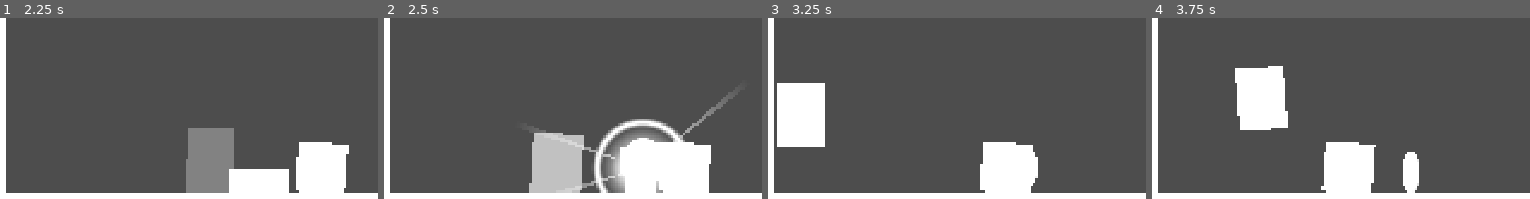
Above: before the commit, frames 1-4 (left to right).
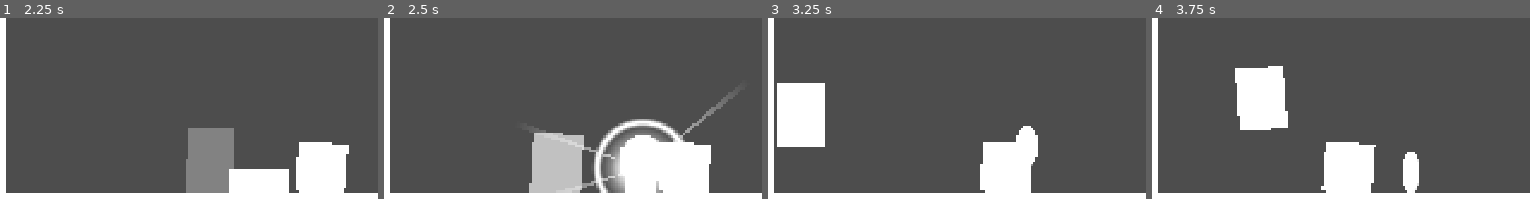
Above: after the commit, the same moments.

Repository: cliffordwilliam/wobble-protocol
Game: Godot game, scene res://main.tscn
Two runs of this game, one before a commit and one after it. Both use one fixed random seed, a clock stepped at 60 frames per second and the inputs below.
Inputs:
- Up to frame 1 (2.25 s): tap Enter (ui_accept) at 0.5, 1.35, 1.52, 1.82 s; hold Enter (ui_accept) 0.53-1.28 s; hold Right (ui_right) 0.53-2.03 s; hold Left (ui_left) from 2.03 s (still down); hold Enter (ui_accept) from 2.03 s (still down)
- Up to frame 2 (2.5 s): keep holding Left (ui_left); keep holding Enter (ui_accept)
- Up to frame 3 (3.25 s): release Left (ui_left) at 2.78 s; release Enter (ui_accept) at 2.78 s; hold Right (ui_right) from 2.78 s (still down); tap Enter (ui_accept) at 2.85, 3.02 s
- Up to frame 4 (3.75 s): keep holding Right (ui_right); tap Enter (ui_accept) at 3.32 s; hold Enter (ui_accept) from 3.53 s (still down)
The pictures show only the part of the screen within x 0-50%, y 50-100%; the shares and areas given below are measured in that part.

Frame 1 is identical in both runs. In frame 2, 0.2% of the frame differs, in the area x 63-73%, y 64-72%; in frame 3, 0.8%, in the area x 65-72%, y 59-93%; in frame 4, nothing differs.

Commit message:
refactor: improve maintainability\
Uses class instead of string for transitions,
move star polygon drawing logic into scene,
create base class for room,
create base class for one shot particles too.

Diff:
--- a/actor/actor.gd
+++ b/actor/actor.gd
@@ -34,8 +34,7 @@
 func play_bounce() -> void:
 	cancel_squash()
 	_squash_tween = create_tween().set_trans(Tween.TRANS_ELASTIC).set_ease(Tween.EASE_OUT)
-	_squash_tween.tween_property(sprite, "scale", Vector2.ONE, LAND_SQUASH_DURATION) \
-	.from(LAND_SQUASH_SCALE)
+	_squash_tween.tween_property(sprite, "scale", Vector2.ONE, LAND_SQUASH_DURATION).from(LAND_SQUASH_SCALE)
 
 
 func cancel_squash() -> void:
--- a/coin/coin.gd
+++ b/coin/coin.gd
@@ -1,9 +1,9 @@
 class_name Coin
 extends Node2D
 
-const POP_HEIGHT := 200.0
+const POP_HEIGHT := 250.0
 const POP_DURATION := 0.2
-const SETTLE_DURATION := 0.7
+const SETTLE_DURATION := 1.0
 
 const SPIN_DURATION := 0.5
 
@@ -18,10 +18,8 @@
 	pickup_area.body_entered.connect(_on_pickup_area_body_entered)
 
 	var bounce_tween := create_tween()
-	bounce_tween.tween_property(sprite, "position:y", -POP_HEIGHT, POP_DURATION) \
-	.set_trans(Tween.TRANS_QUAD).set_ease(Tween.EASE_OUT)
-	bounce_tween.tween_property(sprite, "position:y", 0.0, SETTLE_DURATION) \
-	.set_trans(Tween.TRANS_BOUNCE).set_ease(Tween.EASE_OUT)
+	bounce_tween.tween_property(sprite, "position:y", -POP_HEIGHT, POP_DURATION).set_trans(Tween.TRANS_QUAD).set_ease(Tween.EASE_OUT)
+	bounce_tween.tween_property(sprite, "position:y", 0.0, SETTLE_DURATION).set_trans(Tween.TRANS_BOUNCE).set_ease(Tween.EASE_OUT)
 
 	var spin_tween := create_tween().set_loops().set_trans(Tween.TRANS_SINE).set_ease(Tween.EASE_IN_OUT)
 	spin_tween.tween_property(sprite, "scale:x", 0.0, SPIN_DURATION)
--- a/effects/hurt_burst.tscn
+++ b/effects/hurt_burst.tscn
@@ -1,13 +1,13 @@
-[gd_scene load_steps=4 format=3]
+[gd_scene format=3 uid="uid://c2n28ffhm28o4"]
 
-[ext_resource type="Script" path="res://effects/hurt_burst.gd" id="1_script"]
+[ext_resource type="Script" uid="uid://dteic4tc3fwkw" path="res://effects/hurt_burst.gd" id="1_script"]
 [ext_resource type="PackedScene" path="res://effects/hit_burst.tscn" id="2_hit"]
 [ext_resource type="PackedScene" path="res://effects/light_ring.tscn" id="3_ring"]
 
-[node name="HurtBurst" type="Node2D"]
+[node name="HurtBurst" type="Node2D" unique_id=581160012]
 script = ExtResource("1_script")
 
-[node name="HitBurst" parent="." instance=ExtResource("2_hit")]
+[node name="HitBurst" parent="." unique_id=1066172488 instance=ExtResource("2_hit")]
 
-[node name="LightRing" parent="." instance=ExtResource("3_ring")]
+[node name="LightRing" parent="." unique_id=1334342257 instance=ExtResource("3_ring")]
 end_scale = 1.5
--- a/effects/light_orb_particles.gd
+++ b/effects/light_orb_particles.gd
@@ -1,7 +1,2 @@
 class_name LightOrbParticles
-extends GPUParticles2D
-
-
-func _ready() -> void:
-	finished.connect(queue_free)
-	emitting = true
+extends OneShotParticles
--- /dev/null
+++ b/effects/one_shot_particles.gd
@@ -0,0 +1,7 @@
+class_name OneShotParticles
+extends GPUParticles2D
+
+
+func _ready() -> void:
+	finished.connect(queue_free)
+	emitting = true
--- a/effects/smoke_particles.gd
+++ b/effects/smoke_particles.gd
@@ -1,7 +1,2 @@
 class_name SmokeParticles
-extends GPUParticles2D
-
-
-func _ready() -> void:
-	finished.connect(queue_free)
-	emitting = true
+extends OneShotParticles
--- a/effects/spark_particles.gd
+++ b/effects/spark_particles.gd
@@ -1,7 +1,2 @@
 class_name SparkParticles
-extends GPUParticles2D
-
-
-func _ready() -> void:
-	finished.connect(queue_free)
-	emitting = true
+extends OneShotParticles
--- a/effects/star_burst.gd
+++ b/effects/star_burst.gd
@@ -1,9 +1,5 @@
 class_name StarBurst
 extends Polygon2D
-
-const POINT_COUNT := 4
-const OUTER_RADIUS := 60.0
-const INNER_RADIUS := 24.0
 
 const START_SCALE := 3.0
 const SPIN_AMOUNT := PI / 3.0
@@ -11,7 +7,6 @@
 
 
 func _ready() -> void:
-	polygon = _build_star_points()
 	scale = Vector2.ONE * START_SCALE
 
 	var tween := create_tween().set_trans(Tween.TRANS_QUAD).set_ease(Tween.EASE_OUT)
@@ -19,14 +14,3 @@
 	tween.parallel().tween_property(self, "rotation", SPIN_AMOUNT, DURATION)
 	tween.parallel().tween_property(self, "modulate:a", 0.0, DURATION)
 	tween.tween_callback(queue_free)
-
-
-func _build_star_points() -> PackedVector2Array:
-	var vertex_count := POINT_COUNT * 2
-	var angle_step := TAU / vertex_count
-	var points := PackedVector2Array()
-	for i in vertex_count:
-		var radius := OUTER_RADIUS if i % 2 == 0 else INNER_RADIUS
-		var angle := -PI / 2.0 + i * angle_step
-		points.append(Vector2(cos(angle), sin(angle)) * radius)
-	return points
--- a/effects/star_burst.tscn
+++ b/effects/star_burst.tscn
@@ -1,6 +1,7 @@
-[gd_scene load_steps=2 format=3]
+[gd_scene format=3 uid="uid://221y6v3mcuc6"]
 
-[ext_resource type="Script" path="res://effects/star_burst.gd" id="1_script"]
+[ext_resource type="Script" uid="uid://bh25nh6iq3fxu" path="res://effects/star_burst.gd" id="1_script"]
 
-[node name="StarBurst" type="Polygon2D"]
+[node name="StarBurst" type="Polygon2D" unique_id=292918236]
+polygon = PackedVector2Array(0, -60, 16.970564, -16.970564, 60, 0, 16.970564, 16.970564, 0, 60, -16.970564, 16.970564, -60, 0, -16.970564, -16.970564)
 script = ExtResource("1_script")
--- a/enemy/enemy.gd
+++ b/enemy/enemy.gd
@@ -28,14 +28,13 @@
 	hit_burst.global_position = collision_shape.global_position
 	get_parent().add_child(hit_burst)
 
-	state_machine.transition_to("EnemySquishedState")
+	state_machine.transition_to(EnemySquishedState)
 
 
 func play_squish() -> void:
 	cancel_squash()
 	_squash_tween = create_tween().set_trans(Tween.TRANS_ELASTIC).set_ease(Tween.EASE_OUT)
-	_squash_tween.tween_property(sprite, "scale", SQUISH_FROM_SCALE, SQUISH_IMPACT_DURATION) \
-	.set_trans(Tween.TRANS_EXPO)
+	_squash_tween.tween_property(sprite, "scale", SQUISH_FROM_SCALE, SQUISH_IMPACT_DURATION).set_trans(Tween.TRANS_EXPO)
 	_squash_tween.tween_property(sprite, "scale", SQUISH_SCALE, SQUISH_DURATION)
 	_squash_tween.tween_callback(_die)
 
--- a/enemy/enemy_fall_state.gd
+++ b/enemy/enemy_fall_state.gd
@@ -15,4 +15,4 @@
 	enemy.update_air_squash()
 
 	if enemy.is_on_floor():
-		state_machine.transition_to("EnemyWalkState")
+		state_machine.transition_to(EnemyWalkState)
--- a/enemy/enemy_walk_state.gd
+++ b/enemy/enemy_walk_state.gd
@@ -12,7 +12,7 @@
 	enemy.move_and_slide()
 
 	if not enemy.is_on_floor():
-		state_machine.transition_to("EnemyFallState")
+		state_machine.transition_to(EnemyFallState)
 	elif enemy.is_on_wall():
 		enemy.direction = -enemy.direction
 		enemy.play_bounce()
--- a/main.gd
+++ b/main.gd
@@ -9,7 +9,7 @@
 func _ready() -> void:
 	player.camera_transform.remote_path = player.camera_transform.get_path_to(camera)
 
-	SceneManager.apply_camera_limits(self, world.get_child(0))
+	SceneManager.apply_camera_limits(self, world.get_child(0) as Room)
 
 	camera.global_position = player.global_position
 	camera.reset_smoothing()
--- a/player/player.gd
+++ b/player/player.gd
@@ -34,7 +34,7 @@
 			velocity.y = JUMP_VELOCITY
 		elif not is_invincible:
 			hurt_direction = signf(global_position.x - body.global_position.x)
-			state_machine.transition_to("PlayerHurtState")
+			state_machine.transition_to(PlayerHurtState)
 
 
 func start_invincibility() -> void:
--- a/player/player_fall_state.gd
+++ b/player/player_fall_state.gd
@@ -15,4 +15,4 @@
 	player.update_air_squash()
 
 	if player.is_on_floor() and player.velocity.y >= 0.0:
-		state_machine.transition_to("PlayerWalkState" if direction != 0.0 else "PlayerIdleState")
+		state_machine.transition_to(PlayerWalkState if direction != 0.0 else PlayerIdleState)
--- a/player/player_hurt_state.gd
+++ b/player/player_hurt_state.gd
@@ -34,4 +34,4 @@
 
 
 func _on_timer_timeout() -> void:
-	state_machine.transition_to("PlayerFallState" if not player.is_on_floor() else "PlayerIdleState")
+	state_machine.transition_to(PlayerFallState if not player.is_on_floor() else PlayerIdleState)
--- a/player/player_idle_state.gd
+++ b/player/player_idle_state.gd
@@ -14,8 +14,8 @@
 	player.move_and_slide()
 
 	if not player.is_on_floor():
-		state_machine.transition_to("PlayerFallState")
+		state_machine.transition_to(PlayerFallState)
 	elif Input.is_action_just_pressed("ui_accept"):
-		state_machine.transition_to("PlayerJumpState")
+		state_machine.transition_to(PlayerJumpState)
 	elif direction != 0.0 and not player.is_on_wall():
-		state_machine.transition_to("PlayerWalkState")
+		state_machine.transition_to(PlayerWalkState)
--- a/player/player_jump_state.gd
+++ b/player/player_jump_state.gd
@@ -15,4 +15,4 @@
 	player.move_and_slide()
 
 	if player.velocity.y >= 0.0:
-		state_machine.transition_to("PlayerFallState")
+		state_machine.transition_to(PlayerFallState)
--- a/player/player_walk_state.gd
+++ b/player/player_walk_state.gd
@@ -12,8 +12,8 @@
 	player.move_and_slide()
 
 	if not player.is_on_floor():
-		state_machine.transition_to("PlayerFallState")
+		state_machine.transition_to(PlayerFallState)
 	elif Input.is_action_just_pressed("ui_accept"):
-		state_machine.transition_to("PlayerJumpState")
+		state_machine.transition_to(PlayerJumpState)
 	elif direction == 0.0 or player.is_on_wall():
-		state_machine.transition_to("PlayerIdleState")
+		state_machine.transition_to(PlayerIdleState)
--- /dev/null
+++ b/rooms/room.gd
@@ -0,0 +1,4 @@
+class_name Room
+extends Node2D
+
+@onready var tile_map_layer: TileMapLayer = $TileMapLayer
--- a/rooms/room_a.tscn
+++ b/rooms/room_a.tscn
@@ -3,8 +3,10 @@
 [ext_resource type="PackedScene" uid="uid://d2oi43ue67sbe" path="res://enemy/enemy.tscn" id="1_enemy"]
 [ext_resource type="TileSet" uid="uid://ds2bvx4jkp7gm" path="res://tileset.tres" id="2_tileset"]
 [ext_resource type="PackedScene" uid="uid://11nthmrp0rdf" path="res://world/door.tscn" id="3_door"]
+[ext_resource type="Script" path="res://rooms/room.gd" id="4_room"]
 
 [node name="RoomA" type="Node2D" unique_id=1176888805]
+script = ExtResource("4_room")
 
 [node name="TileMapLayer" type="TileMapLayer" parent="." unique_id=894648728]
 tile_map_data = PackedByteArray("AAAPAAgAAAAAAAAAAAAOAAgAAAAAAAAAAAALAAgAAAAAAAAAAAAKAAgAAAAAAAAAAAAJAAgAAAAAAAAAAAAIAA …(624 unchanged characters)…
--- a/rooms/room_b.tscn
+++ b/rooms/room_b.tscn
@@ -2,8 +2,10 @@
 
 [ext_resource type="TileSet" uid="uid://ds2bvx4jkp7gm" path="res://tileset.tres" id="1_tileset"]
 [ext_resource type="PackedScene" uid="uid://11nthmrp0rdf" path="res://world/door.tscn" id="2_door"]
+[ext_resource type="Script" uid="uid://bqqxmihge456m" path="res://rooms/room.gd" id="3_room"]
 
 [node name="RoomB" type="Node2D" unique_id=922396689]
+script = ExtResource("3_room")
 
 [node name="TileMapLayer" type="TileMapLayer" parent="." unique_id=260867779]
 tile_map_data = PackedByteArray("AAAPAAgAAAAAAAAAAAAOAAgAAAAAAAAAAAALAAgAAAAAAAAAAAAKAAgAAAAAAAAAAAAJAAgAAAAAAAAAAAAIAA …(1152 unchanged characters)…
--- a/state_machine/state_machine.gd
+++ b/state_machine/state_machine.gd
@@ -12,8 +12,11 @@
 	current_state.physics_process(delta)
 
 
-func transition_to(target_state_path: NodePath) -> void:
-	var previous_state := current_state
-	current_state.exit()
-	current_state = get_node(target_state_path)
-	current_state.enter(previous_state)
+func transition_to(target_state_type: Variant) -> void:
+	for child in get_children():
+		if is_instance_of(child, target_state_type):
+			var previous_state := current_state
+			current_state.exit()
+			current_state = child
+			current_state.enter(previous_state)
+			return
--- a/world/scene_manager.gd
+++ b/world/scene_manager.gd
@@ -11,7 +11,7 @@
 	for child in main.world.get_children():
 		child.free()
 
-	var room: Node2D = load(room_scene_path).instantiate()
+	var room: Room = load(room_scene_path).instantiate()
 	main.world.add_child(room)
 
 	var door: Door = room.get_node(door_name)
@@ -23,8 +23,8 @@
 	main.camera.reset_smoothing()
 
 
-func apply_camera_limits(main: Main, room: Node2D) -> void:
-	var tile_map_layer: TileMapLayer = room.get_node("TileMapLayer")
+func apply_camera_limits(main: Main, room: Room) -> void:
+	var tile_map_layer := room.tile_map_layer
 	var used_rect := tile_map_layer.get_used_rect()
 	var tile_size := Vector2(tile_map_layer.tile_set.tile_size)
 
Not shown, added: effects/one_shot_particles.gd.uid
Not shown, added: rooms/room.gd.uid
